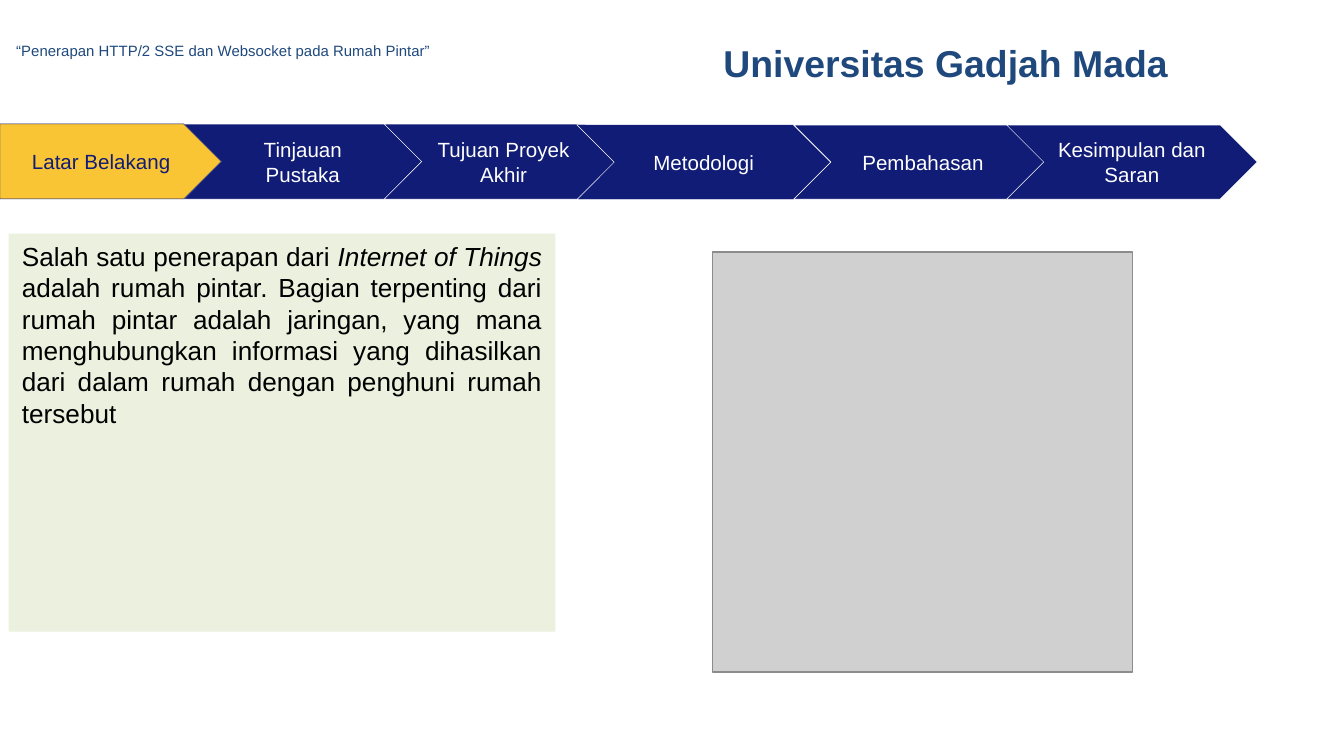
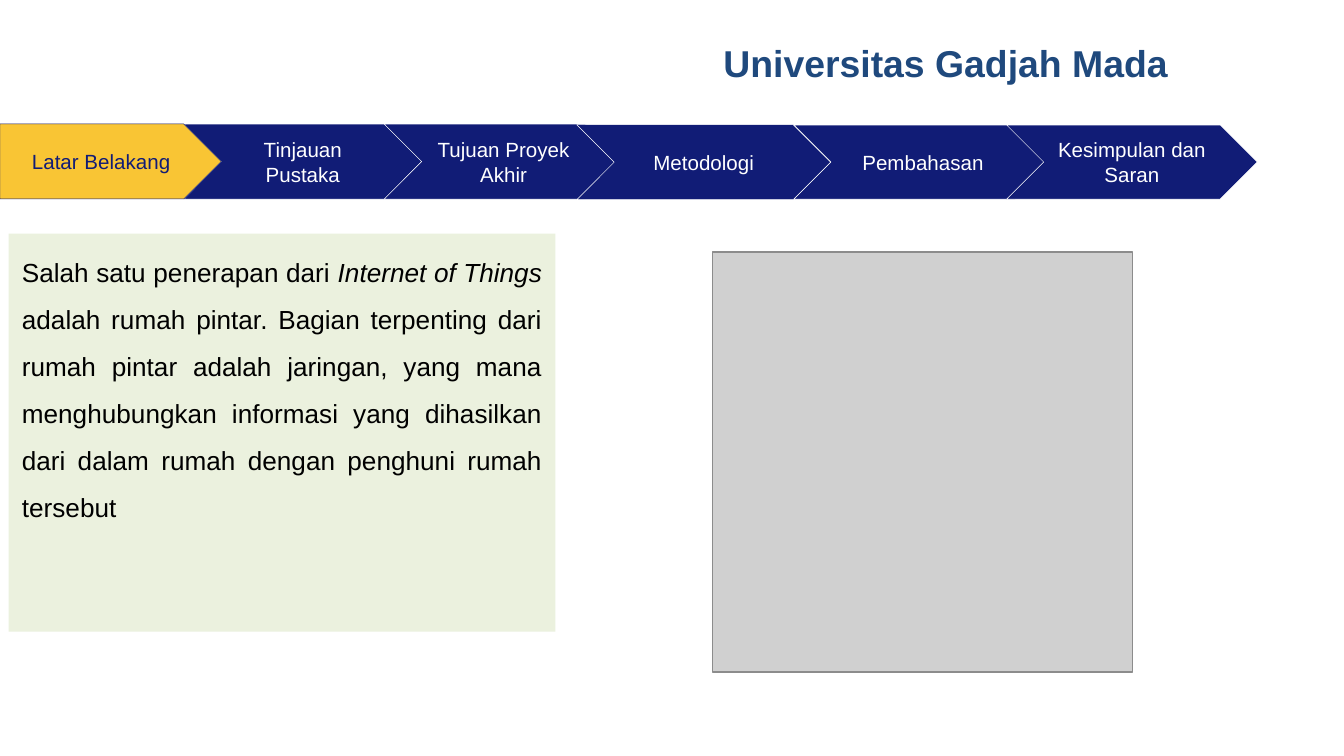
Before and after one commit to rusminto/ws_sse, a slide deck: slide 3 of berkas/ppt muham.pptx (slide 4 before the commit). Drawn at 1344x756 pixels with LibreOffice and Linux fonts; fonts in the diff are those of the drawing; grey boxes stand for pictures; background and template pictures are left out. Boxes give left, top, right and bottom in pixels: in the first picture for what was removed or moved away, otherwise in the second. Text is boxed around its words. In the diff, an @@ line names an element or a change of style, - is before the commit and + after.

```diff
--- a/berkas/ppt muham.pptx
+++ b/berkas/ppt muham.pptx
@@ text removed at [16, 45, 430, 59] @@
-“Penerapan HTTP/2 SSE dan Websocket pada Rumah Pintar”
@@ rectangle "Salah satu penerapan dari Internet ..." at [8, 234, 555, 632]: line spacing 1 to 1.5 @@
```
Also in this commit, not shown: 23 other slides changed, 2 slides removed, 50 other files.
